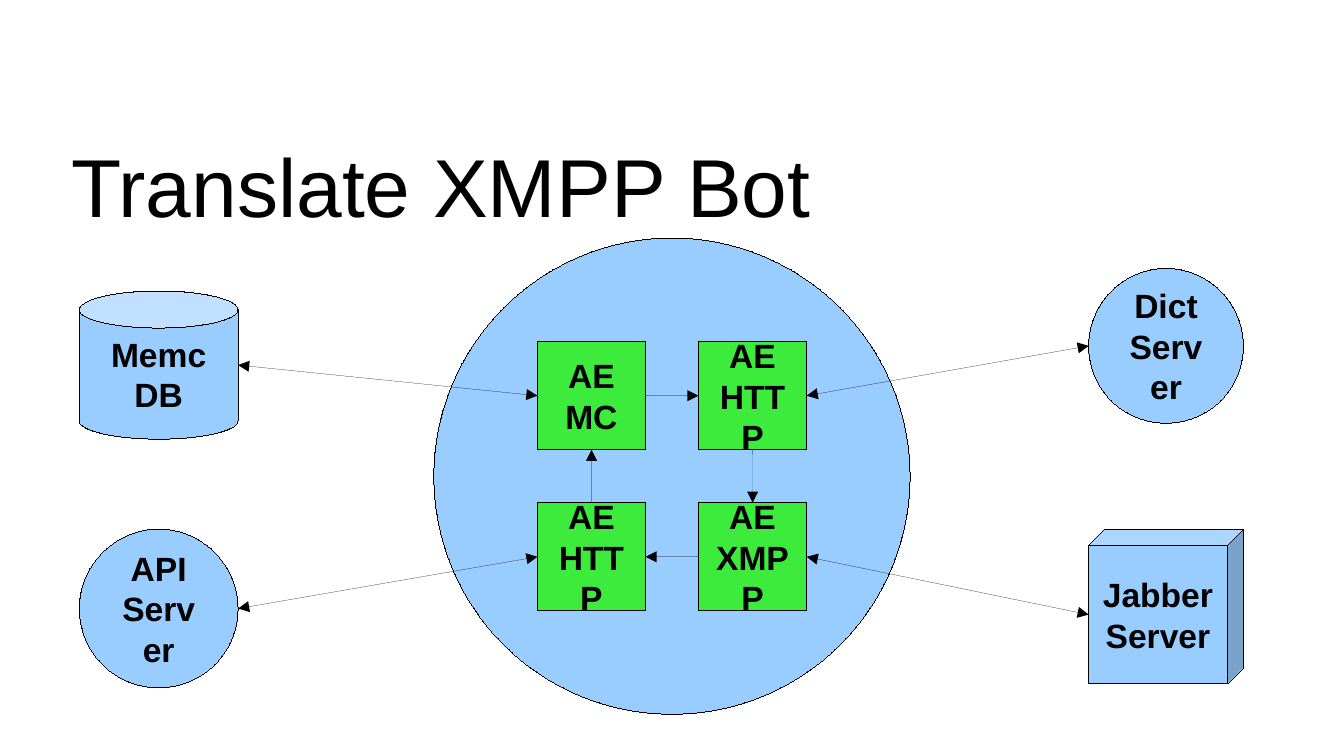
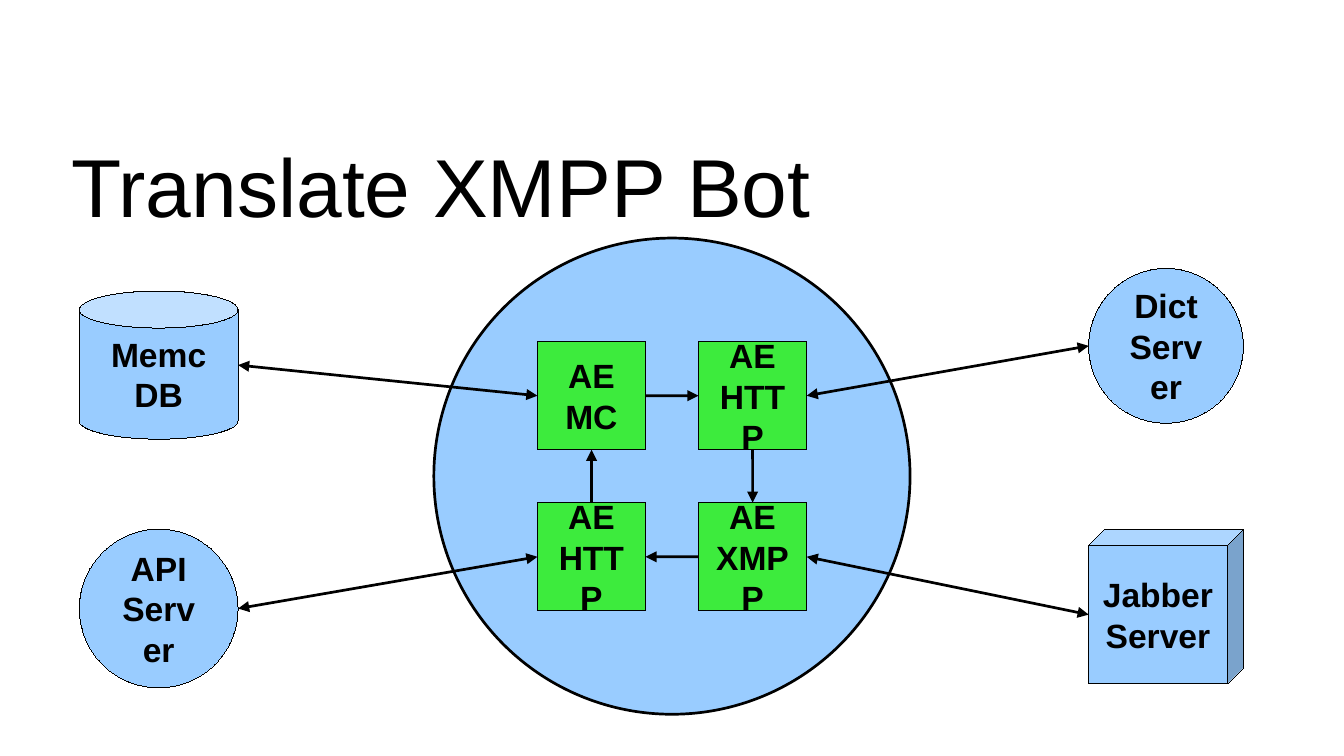
Before and after one commit to Mons/perl-ex, a slide deck: slide 46 of drafts/AE-Highload.odp (slide 45 before the commit). Drawn at 1344x756 pixels with LibreOffice and Linux fonts; fonts in the diff are those of the drawing; background and template pictures are left out. Boxes give left, top, right and bottom in pixels: in the first picture for what was removed or moved away, otherwise in the second. Text is boxed around its words. In the diff, an @@ line names an element or a change of style, - is before the commit and + after.

```diff
--- a/drafts/AE-Highload.odp
+++ b/drafts/AE-Highload.odp
@@ ellipse at (434, 238, 910, 714): outline #000000 0 pt to #000000 1.45 pt @@
@@ double arrow (806, 395) - (1089, 345): stroke #000000 0 pt to #000000 1.45 pt @@
@@ double arrow (538, 395) - (238, 366): stroke #000000 0 pt to #000000 1.45 pt @@
@@ arrow (645, 395) - (699, 395): stroke #000000 0 pt to #000000 1.45 pt @@
@@ arrow (591, 503) - (591, 450): stroke #000000 0 pt to #000000 1.45 pt @@
@@ arrow (753, 450) - (753, 503): stroke #000000 0 pt to #000000 1.45 pt @@
@@ double arrow (538, 556) - (238, 609): stroke #000000 0 pt to #000000 1.45 pt @@
@@ arrow (699, 556) - (645, 556): stroke #000000 0 pt to #000000 1.45 pt @@
@@ double arrow (806, 556) - (1089, 614): stroke #000000 0 pt to #000000 1.45 pt @@
```
Also in this commit, not shown: 19 other slides changed, 1 slide added.
